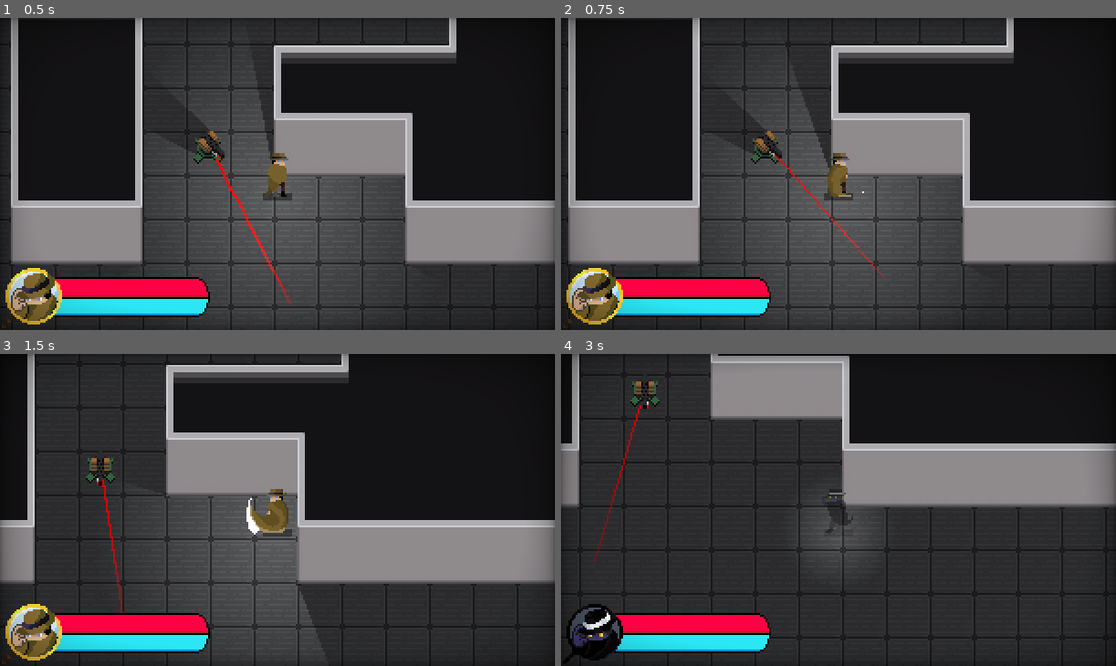
Above: before the commit, frames 1-4 (two rows, left to right).
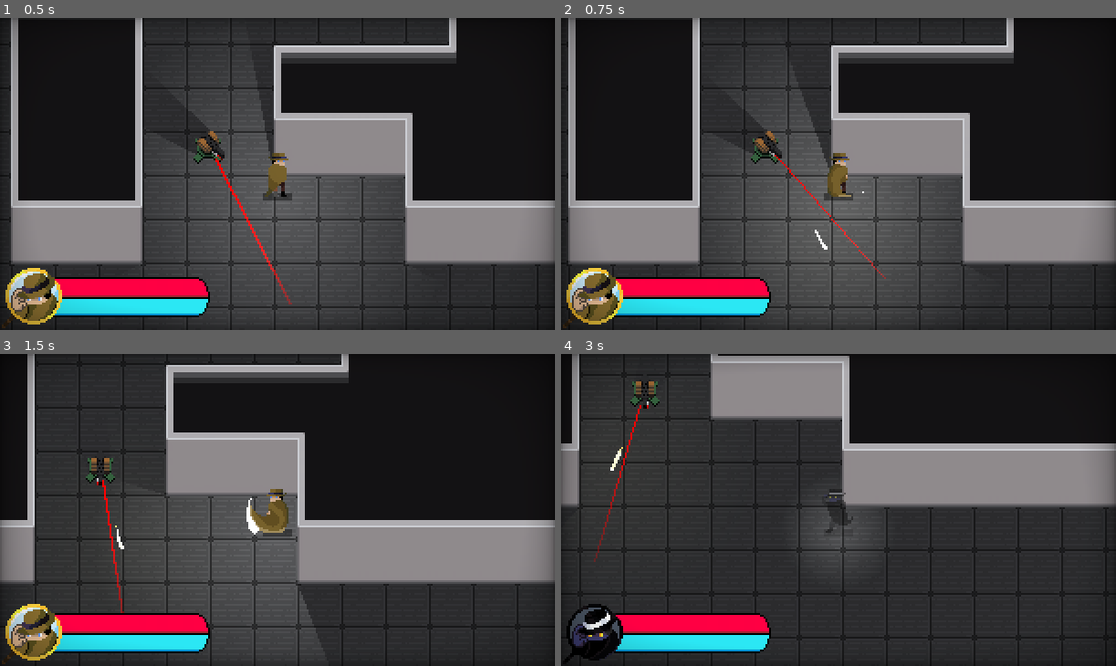
Above: after the commit, the same moments.

Repository: Cabidge/SGD1
Game: Godot game, scene res://assets/Main.tscn
The game is run twice, just before and just after one commit, with the same random seed, the same clock (stepped at 60 frames per second) and the same inputs. The engine's default icon, where the game draws it, is replaced by a stand-in: a white triangle on a blue panel in a dark square.
Inputs (mouse positions are in pixels of both pictures, inside the frame that each line leads up to):
- Up to frame 1 (0.5 s): no input
- Up to frame 2 (0.75 s): move the mouse to (960, 158) at 0.52 s; press the mouse at (960, 158) at 0.53 s; hold D (move_right) from 0.53 s (still down)
- Up to frame 3 (1.5 s): move the mouse to (166, 525) at 1.27 s; release D (move_right) at 1.28 s; release the mouse at (166, 525) at 1.28 s; hold S (move_down) from 1.28 s (still down); click (166, 525) at 1.35 s
- Up to frame 4 (3 s): move the mouse to (894, 441) at 2.02 s; release S (move_down) at 2.03 s; hold D (move_right) 2.03-2.78 s; hold Right mouse button (stealth) 2.03-2.78 s; click (894, 441) at 2.3 s; move the mouse to (810, 572) at 2.77 s; hold W (move_up) from 2.78 s (still down); click (810, 572) at 2.85 s

Frame 1 is identical in both runs. In frame 2, less than 0.1% of the frame differs, in the area x 45-49%, y 67-75%; in frame 3, 0.2%, in the area x 18-23%, y 40-77%; in frame 4, 0.2%.

Commit message:
Updated laser and added bullets and firing

Diff:
--- a/assets/player/Player.tscn
+++ b/assets/player/Player.tscn
@@ -339,6 +339,7 @@
 
 [node name="Player" type="KinematicBody2D"]
 collision_layer = 32
+collision_mask = 5
 script = ExtResource( 2 )
 
 [node name="TransitionPlayer" type="AnimationPlayer" parent="."]
--- /dev/null
+++ b/assets/projectiles/Projectile.gd
@@ -0,0 +1,24 @@
+extends KinematicBody2D
+
+signal fired(vec)
+signal collided(collision)
+
+export var speed := 1.0
+
+var velocity := Vector2.ZERO
+
+func fire_at(pos : Vector2):
+	var vec = (pos - global_position).normalized()
+	velocity = vec * speed
+	emit_signal("fired",vec)
+
+func fire_at_angle(angle : float):
+	var vec = Vector2.LEFT.rotated(angle)
+	velocity = vec * speed
+	emit_signal("fired",vec)
+
+func handle_collision(delta : float):
+	var collision = move_and_collide(velocity * delta)
+	if collision:
+		emit_signal("collided",collision)
+		call_deferred("free")
--- /dev/null
+++ b/assets/projectiles/Projectile.tscn
@@ -0,0 +1,12 @@
+[gd_scene load_steps=3 format=2]
+
+[ext_resource path="res://assets/projectiles/Projectile.gd" type="Script" id=1]
+
+[sub_resource type="CircleShape2D" id=1]
+radius = 2.0
+
+[node name="Projectile" type="KinematicBody2D"]
+script = ExtResource( 1 )
+
+[node name="CollisionShape2D" type="CollisionShape2D" parent="."]
+shape = SubResource( 1 )
--- /dev/null
+++ b/assets/projectiles/bullet/Bullet.gd
@@ -0,0 +1,11 @@
+extends "res://assets/projectiles/Projectile.gd"
+
+onready var light = $Light2D
+
+func _physics_process(delta):
+	handle_collision(delta)
+
+	light.energy = lerp(light.energy, 0.4, 0.2)
+
+func _on_Timer_timeout():
+	call_deferred("free")
--- /dev/null
+++ b/assets/projectiles/bullet/Bullet.tscn
@@ -0,0 +1,43 @@
+[gd_scene load_steps=7 format=2]
+
+[ext_resource path="res://assets/projectiles/Projectile.tscn" type="PackedScene" id=1]
+[ext_resource path="res://assets/projectiles/bullet/Trail.gd" type="Script" id=2]
+[ext_resource path="res://assets/projectiles/bullet/Bullet.gd" type="Script" id=3]
+[ext_resource path="res://assets/Spotlight.png" type="Texture" id=4]
+
+[sub_resource type="Curve" id=1]
+_data = [ Vector2( 0, 0 ), 0.0, 0.0, 0, 0, Vector2( 0.533058, 1 ), -2.77391e-07, -2.77391e-07, 0, 0, Vector2( 1, 1 ), -0.0323529, 0.0, 0, 0 ]
+
+[sub_resource type="Gradient" id=2]
+offsets = PoolRealArray( 0, 0.2891, 0.322275, 1 )
+colors = PoolColorArray( 0.958412, 0.693304, 0.18719, 1, 0.945313, 0.761258, 0.409882, 1, 0.976563, 0.971943, 0.858307, 1, 1, 0.990234, 0.75, 1 )
+
+[node name="Bullet" instance=ExtResource( 1 )]
+collision_layer = 0
+script = ExtResource( 3 )
+speed = 280.0
+
+[node name="Trail" type="Node" parent="." index="1"]
+script = ExtResource( 2 )
+
+[node name="Line2D" type="Line2D" parent="Trail" index="0"]
+width = 2.0
+width_curve = SubResource( 1 )
+default_color = Color( 0, 0, 0, 1 )
+gradient = SubResource( 2 )
+
+[node name="Light2D" type="Light2D" parent="." index="2"]
+texture = ExtResource( 4 )
+texture_scale = 0.6
+color = Color( 1, 0.988235, 0.737255, 1 )
+energy = 0.9
+shadow_enabled = true
+
+[node name="Timer" type="Timer" parent="." index="3"]
+wait_time = 8.0
+one_shot = true
+autostart = true
+
+[node name="Polygon2D" type="Polygon2D" parent="." index="4"]
+polygon = PoolVector2Array( -1, -1, 1, -1, 1, 1, -1, 1 )
+[connection signal="timeout" from="Timer" to="." method="_on_Timer_timeout"]
--- /dev/null
+++ b/assets/projectiles/bullet/Trail.gd
@@ -0,0 +1,11 @@
+extends Node
+
+const LENGTH = 4
+
+onready var bullet = get_parent()
+onready var line = $Line2D
+
+func _physics_process(delta):
+	line.add_point(bullet.global_position)
+	while line.get_point_count() > LENGTH:
+		line.remove_point(0)
--- a/assets/turret/Laser.gd
+++ b/assets/turret/Laser.gd
@@ -5,6 +5,7 @@
 var angle := 0.0 setget set_angle
 
 onready var raycast = $RayCast2D
+onready var point = $Point
 
 func _ready():
 	for _i in 2:
@@ -13,8 +14,11 @@
 func _physics_process(_delta):
 	var p = raycast.cast_to
 	raycast.force_raycast_update()
+
 	if raycast.is_colliding():
 		p = raycast.get_collision_point() - global_position
+		point.position = p
+	point.visible = raycast.is_colliding()
 
 	set_point_position(1, p)
 
--- a/assets/turret/Turret.gd
+++ b/assets/turret/Turret.gd
@@ -4,6 +4,8 @@
 const SCAN_TIME = 0.8
 
 export var central_angle = 0.0
+
+var bullet_scene = load("res://assets/projectiles/bullet/Bullet.tscn")
 
 var angle := 0.0 setget set_angle
 
@@ -16,8 +18,12 @@
 	set_angle(central_angle)
 	scan_auto()
 
+func _input(event):
+	if event.is_action_pressed("attack"):
+		fire()
+
+
 func scan_auto():
-	print(angle)
 	if angle < central_angle:
 		tween_angle(central_angle + SCAN_ANGLE)
 	else:
@@ -29,11 +35,23 @@
 			time)
 	tween.start()
 
+func _on_Tween_tween_all_completed():
+	scan_auto()
+
+
 func set_angle(new):
 	angle = new
 
 	sprite.angle = angle
 	laser.angle = angle
 
-func _on_Tween_tween_all_completed():
-	scan_auto()
+
+func fire():
+	var bullet = bullet_scene.instance()
+	bullet.position = global_position + Vector2.LEFT.rotated(angle) * 8
+	get_parent().add_child(bullet)
+	bullet.fire_at_angle(angle)
+
+	sprite.fire = true
+	yield(get_tree().create_timer(0.1),"timeout")
+	sprite.fire = false
--- a/assets/turret/Turret.tscn
+++ b/assets/turret/Turret.tscn
@@ -30,6 +30,11 @@
 visible = false
 collision_mask = 3
 
+[node name="Point" type="Polygon2D" parent="Laser"]
+visible = false
+color = Color( 1, 0, 0, 0.729412 )
+polygon = PoolVector2Array( -1, -1, -1, 1, 1, 1, 1, -1 )
+
 [node name="Sprite" type="Sprite" parent="."]
 light_mask = 0
 position = Vector2( 0, -3 )
@@ -40,6 +45,8 @@
 
 [node name="StaticBody2D" type="StaticBody2D" parent="."]
 visible = false
+collision_layer = 4
+collision_mask = 0
 
 [node name="CollisionShape2D" type="CollisionShape2D" parent="StaticBody2D"]
 shape = SubResource( 1 )
--- a/project.godot
+++ b/project.godot
@@ -102,6 +102,9 @@
 
 2d_physics/layer_1="Solid"
 2d_physics/layer_2="Opaque"
+2d_physics/layer_3="PlayerBarrier"
+2d_physics/layer_6="Player"
+2d_physics/layer_7="Enemy"
 
 [rendering]
 
